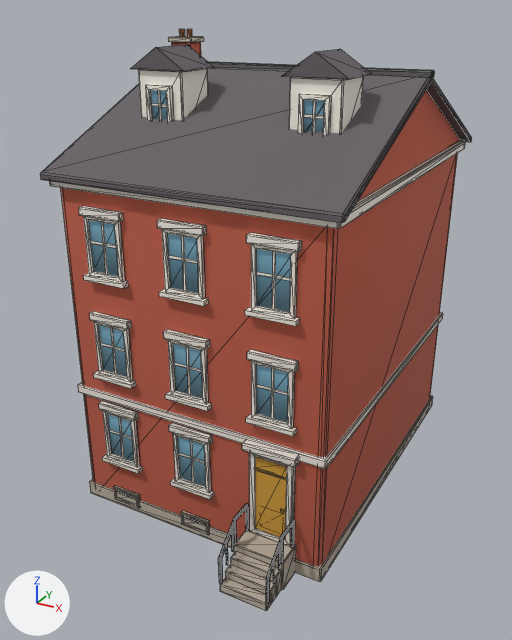
The glTF model newcity/art/kit/lane_w0.glb as it was, and as the next commit left it.
One viewpoint serves both versions: a 50 mm lens placed at (10.9, -21.7, 16.1), pointed at (-0.1, -1.6, 6.1). The lights are fixed; the arrows at lower left show +X, +Y and +Z. The picture after the commit comes second. Mesh edges are drawn as thin lines. Vertices at exactly the same position are counted once.

Names of what the first picture shows: 'lane_w0'.
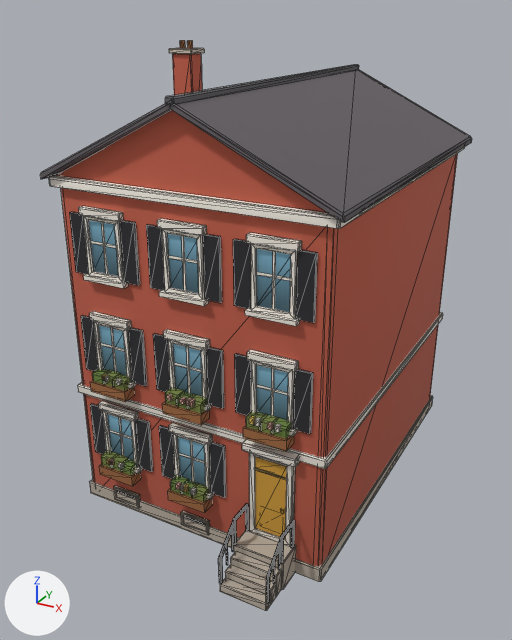
Pixel boxes [x1, y1, x2, y2] of what changed, in the pictures (512 x 640 px):
'lane_w0', reshaped
    before: [40, 29, 472, 611]
    after: [40, 41, 472, 611]
part 1 of me_lane_w0, added
    after: [135, 419, 153, 472]
part 2 of me_lane_w0, added (brown)
    after: [99, 464, 141, 486]
part 3 of me_lane_w0, added
    after: [209, 442, 226, 498]
part 4 of me_lane_w0, added (brown)
    after: [168, 488, 213, 513]
part 5 of me_lane_w0, added
    after: [128, 328, 147, 386]
part 6 of me_lane_w0, added (brown)
    after: [90, 381, 135, 402]
part 7 of me_lane_w0, added
    after: [206, 347, 224, 409]
part 8 of me_lane_w0, added (brown)
    after: [162, 402, 210, 425]
part 9 of me_lane_w0, added
    after: [293, 369, 313, 434]
part 10 of me_lane_w0, added (brown)
    after: [243, 426, 294, 451]
part 11 of me_lane_w0, added
    after: [255, 417, 261, 426]
part 12 of me_lane_w0, added
    after: [249, 416, 256, 425]
part 13 of me_lane_w0, added
    after: [275, 423, 281, 432]
part 14 of me_lane_w0, deleted
    before: [131, 29, 372, 135]
part 15 of me_lane_w0, reshaped
    before: [40, 36, 472, 223]
    after: [40, 41, 472, 502]

What changed in the scene script:
```text
Change me_lane_w0:
    remove me_lane_w0.from_pydata(...)  # 1024 vertices, 1566 faces; spans x -4.9..4.9, y -7.9..6.3, z 0.0..15.4
    add me_lane_w0.from_pydata(...)  # 1402 vertices, 1926 faces; spans x -4.9..4.9, y -7.9..6.4, z 0.0..15.1
    me_lane_w0 part 1: the loose piece of 8 vertices spanning x -3.6..-2.1, y -6.2..-6.0, z 1.8..2.0 is copied, and the copy is scaled about its middle by (0.338, 0.375, 12.7), then moved by (0.9, 0.1, 1.0); it spans x -2.2..-1.6, y -6.1..-6.0, z 2.0..3.8
    me_lane_w0 part 2: the loose piece of 8 vertices spanning x -3.6..-2.1, y -6.2..-6.0, z 1.8..2.0 is copied, and the copy is scaled about its middle by (0.909, 2, 2.33), then moved by (0.0, -0.1, -0.3); it spans x -3.5..-2.2, y -6.5..-6.0, z 1.5..1.8
    me_lane_w0 part 3: the loose piece of 8 vertices spanning x -0.8..0.8, y -6.2..-6.0, z 1.8..2.0 is copied, and the copy is scaled about its middle by (0.338, 0.375, 12.7), then moved by (1.0, 0.1, 1.0); it spans x 0.7..1.2, y -6.1..-6.0, z 2.0..3.8
    me_lane_w0 part 4: the loose piece of 8 vertices spanning x -0.8..0.8, y -6.2..-6.0, z 1.8..2.0 is copied, and the copy is scaled about its middle by (0.909, 2, 2.33), then moved by (0.0, -0.1, -0.3); it spans x -0.7..0.7, y -6.5..-6.0, z 1.5..1.8
    me_lane_w0 part 5: the loose piece of 8 vertices spanning x -3.6..-2.1, y -6.2..-6.0, z 5.1..5.2 is copied, and the copy is scaled about its middle by (0.338, 0.375, 12.7), then moved by (0.9, 0.1, 1.0); it spans x -2.2..-1.6, y -6.1..-6.0, z 5.2..7.1
    me_lane_w0 part 6: the loose piece of 8 vertices spanning x -3.6..-2.1, y -6.2..-6.0, z 5.1..5.2 is copied, and the copy is scaled about its middle by (0.909, 2, 2.33), then moved by (0.0, -0.1, -0.3); it spans x -3.5..-2.2, y -6.5..-6.0, z 4.7..5.1
    me_lane_w0 part 7: the loose piece of 8 vertices spanning x -0.8..0.8, y -6.2..-6.0, z 5.1..5.2 is copied, and the copy is scaled about its middle by (0.338, 0.375, 12.7), then moved by (1.0, 0.1, 1.0); it spans x 0.7..1.2, y -6.1..-6.0, z 5.2..7.1
    me_lane_w0 part 8: the loose piece of 8 vertices spanning x -0.8..0.8, y -6.2..-6.0, z 5.1..5.2 is copied, and the copy is scaled about its middle by (0.909, 2, 2.33), then moved by (0.0, -0.1, -0.3); it spans x -0.7..0.7, y -6.5..-6.0, z 4.7..5.1
    me_lane_w0 part 9: the loose piece of 8 vertices spanning x 2.1..3.6, y -6.2..-6.0, z 5.1..5.2 is copied, and the copy is scaled about its middle by (0.338, 0.375, 12.7), then moved by (1.0, 0.1, 1.0); it spans x 3.5..4.1, y -6.1..-6.0, z 5.2..7.1
    me_lane_w0 part 10: the loose piece of 8 vertices spanning x 2.1..3.6, y -6.2..-6.0, z 5.1..5.2 is copied, and the copy is scaled about its middle by (0.909, 2, 2.33), then moved by (0.0, -0.1, -0.3); it spans x 2.2..3.5, y -6.5..-6.0, z 4.7..5.1
    me_lane_w0 part 11: the loose piece of 8 vertices spanning x 2.1..3.6, y -6.2..-6.0, z 5.1..5.2 is copied, and the copy is scaled about its middle by (0.0909, 0.583, 1.31), then moved by (-0.3, -0.3, 0.2); it spans x 2.5..2.7, y -6.5..-6.4, z 5.2..5.4
    me_lane_w0 part 12: the loose piece of 8 vertices spanning x 2.1..3.6, y -6.2..-6.0, z 5.1..5.2 is copied, and the copy is scaled about its middle by (0.0909, 0.583, 1.24), then moved by (-0.4, -0.3, 0.2); it spans x 2.3..2.5, y -6.5..-6.4, z 5.2..5.4
    me_lane_w0 part 13: the loose piece of 8 vertices spanning x 2.1..3.6, y -6.2..-6.0, z 5.1..5.2 is copied, and the copy is scaled about its middle by (0.0909, 0.583, 1.19), then moved by (0.4, -0.3, 0.2); it spans x 3.2..3.3, y -6.5..-6.4, z 5.2..5.4
    me_lane_w0 part 14: 12 loose pieces with 124 vertices, spanning x -4.4..3.6, y -3.3..0.6, z 12.3..15.4, are deleted
    me_lane_w0 part 15: 12 vertices moved from x -4.5..-3.7, y 0.2..0.9, z 15.0..15.1 to x -4.5..-3.7, y 0.2..0.9, z 14.6..14.7; 63 vertices removed from x -4.9..4.9, y -6.3..6.3, z 11.4..15.2; 325 vertices added at x -4.9..4.9, y -6.4..6.4, z 1.8..15.1
    other edits to the shape of me_lane_w0 do not show in these pictures
```
